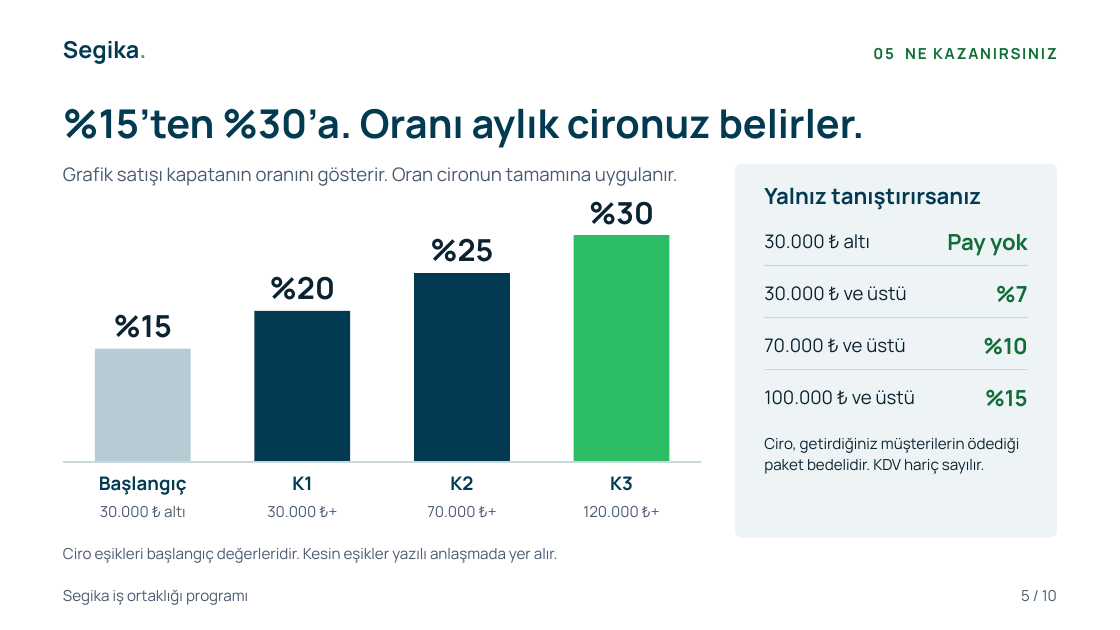
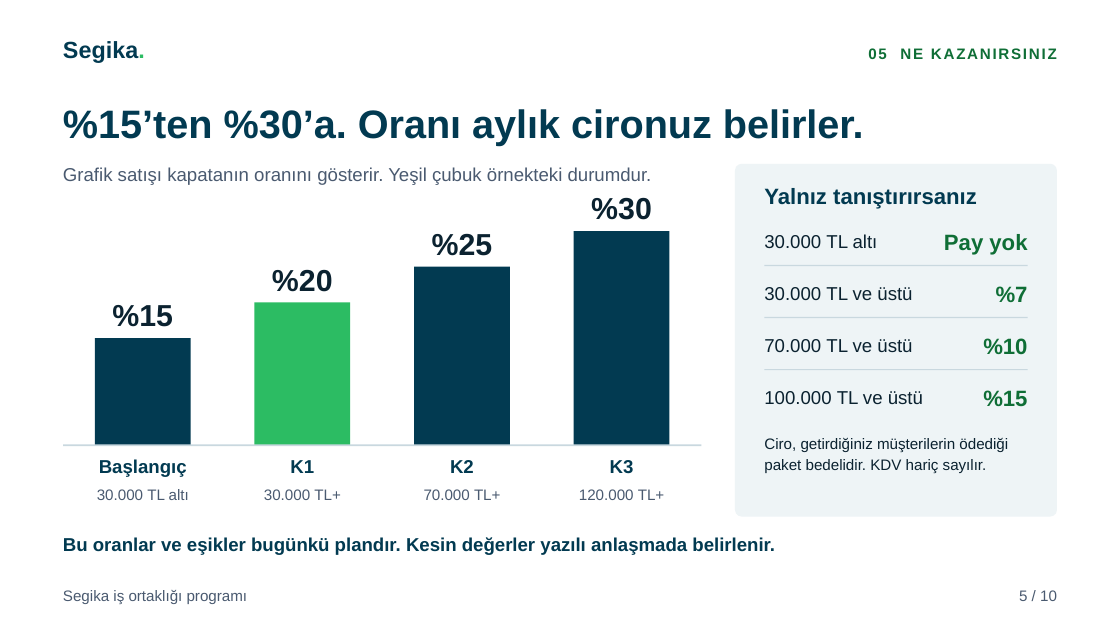
Before and after one commit to karacaismail/19ekim, a slide deck: slide 5 of public/indir/segika/segika-is-ortakligi-sunum.pptx. Drawn at 1120x630 pixels with LibreOffice and Linux fonts; fonts in the diff are those of the drawing. Boxes give left, top, right and bottom in pixels: in the first picture for what was removed or moved away, otherwise in the second. Text is boxed around its words. In the diff, an @@ line names an element or a change of style, - is before the commit and + after.

Commit message:
Segika setini bağımsız incelemeye göre düzelt
Logo adı kaldırıldı. Sonraki yılların payı için destek koşulu yazıldı.
Eşik ve oranların bugünkü plan olduğu gövde boyunda yazıldı. Mali müşavirin nakitsiz yolu hukuk görüşü bekliyor.
PPTX yazı tipi Arial oldu. PDF'te Outfit sabit dosyayla gömülür ve metin aranabilir. Tutarlar TL ile yazılır.
Görsel sunuma ve PPTX'e öteki üç yol sayfası eklendi. Önizlemeler PDF'in kendisinden çizilir.

```diff
--- a/public/indir/segika/segika-is-ortakligi-sunum.pptx
+++ b/public/indir/segika/segika-is-ortakligi-sunum.pptx
@@ text at [63,167,652,185]: text changed; font Manrope to Arial @@
-Grafik satışı kapatanın oranını gösterir. Oran cironun tamamına uygulanır.
+Grafik satışı kapatanın oranını gösterir. Yeşil çubuk örnekteki durumdur.
@@ rounded rectangle: place and size @@
-rounded rectangle at [735,164,1057,538]
+rounded rectangle at [735,164,1057,517]
@@ rectangle: place and size @@
-rectangle at [574,235,670,462]
+rectangle at [574,231,670,445]
@@ rectangle at [574,231,670,445]: fill #2CBC63 to #023A51 @@
@@ text at [764,234,878,248]: text changed; font Manrope to Arial @@
-30.000 ₺ altı
+30.000 TL altı
@@ rectangle: place and size @@
-rectangle at [414,273,510,462]
+rectangle at [414,266,510,444]
@@ text "%15": place and size @@
-text "%15" at [114,314,172,338]
+text "%15" at [112,305,173,327]
@@ text at [764,287,912,300]: text changed; font Manrope to Arial @@
-30.000 ₺ ve üstü
+30.000 TL ve üstü
@@ rectangle: place and size @@
-rectangle at [255,311,350,462]
+rectangle at [255,302,350,445]
@@ rectangle at [255,302,350,445]: fill #023A51 to #2CBC63 @@
@@ rectangle: place and size @@
-rectangle at [95,349,191,462]
+rectangle at [95,339,191,445]
@@ rectangle at [95,339,191,445]: fill #B7CBD4 to #023A51 @@
@@ text at [764,339,912,352]: text changed; font Manrope to Arial @@
-70.000 ₺ ve üstü
+70.000 TL ve üstü
@@ text at [764,391,923,404]: text changed; font Manrope to Arial @@
-100.000 ₺ ve üstü
+100.000 TL ve üstü
@@ 4 texts, 1 line: place and size @@
-4 texts, 1 line at [63,462,702,495]
+4 texts, 1 line at [63,445,702,477]
@@ font Manrope to Arial in 19 elements at [63,41,145,63], [868,48,1057,59], [63,109,864,146], [764,188,977,209], [944,234,1027,255], [996,286,1028,302], [983,338,1027,355], [983,390,1027,407], [63,590,248,604], [1019,590,1057,601], [591,197,652,220], [432,234,493,256], [272,270,333,292], [112,305,173,327], [764,438,1008,474], [99,459,187,477], [290,460,314,473], [450,460,474,473], [610,460,634,474] @@
@@ text at [97,489,189,500]: text changed; font Manrope to Arial @@
-30.000 ₺ altı
+30.000 TL altı
@@ text at [264,489,340,500]: text changed; font Manrope to Arial @@
-30.000 ₺+
+30.000 TL+
@@ text at [424,489,500,500]: text changed; font Manrope to Arial @@
-70.000 ₺+
+70.000 TL+
@@ text at [579,489,665,500]: text changed; font Manrope to Arial @@
-120.000 ₺+
+120.000 TL+
@@ text at [63,537,775,555]: text changed; size 13 to 16 pt; font Manrope to Arial; text colour #4A5A70 to #023A51; bold on @@
-Ciro eşikleri başlangıç değerleridir. Kesin eşikler yazılı anlaşmada yer alır.
+Bu oranlar ve eşikler bugünkü plandır. Kesin değerler yazılı anlaşmada belirlenir.
```
Also in this commit, not shown: 8 other slides changed, 1 slide added, 1 slide removed, 58 other files.
